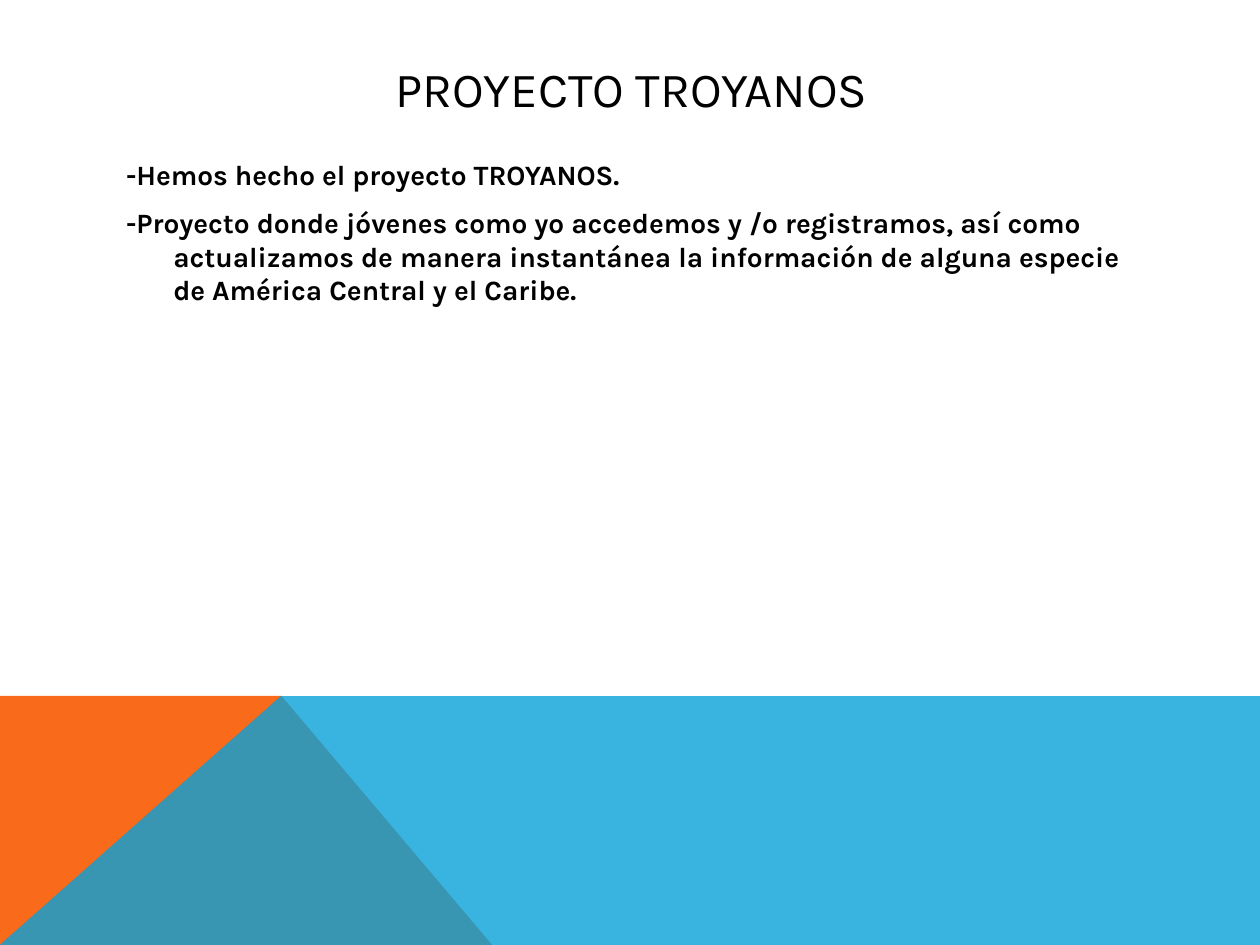
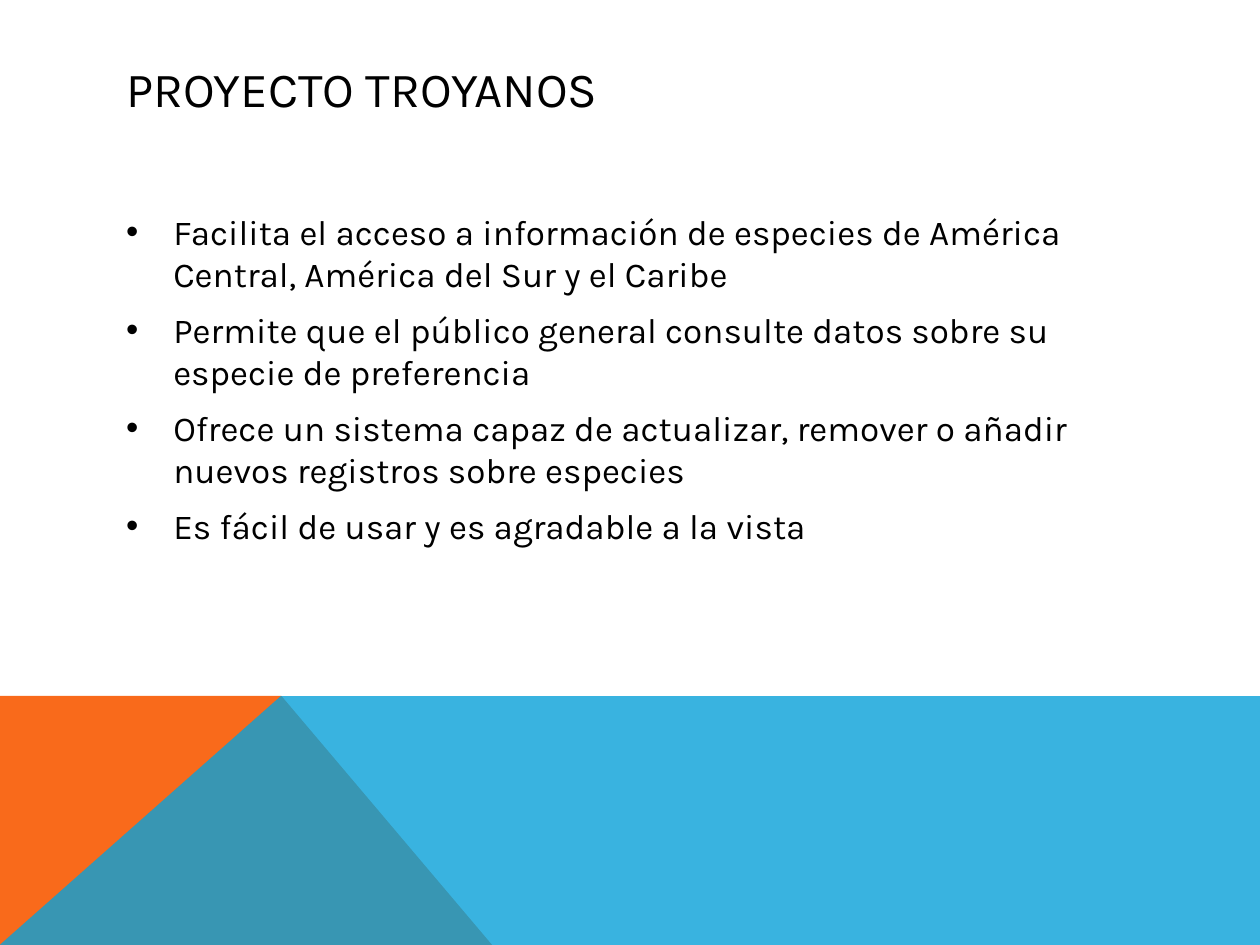
Before and after one commit to ArturoCesar/BD-Species, a slide deck: slide 3 of TOYANOS.pptx. Drawn at 1260x945 pixels with LibreOffice and Linux fonts; fonts in the diff are those of the drawing. Boxes give left, top, right and bottom in pixels: in the first picture for what was removed or moved away, otherwise in the second. Text is boxed around its words. In the diff, an @@ line names an element or a change of style, - is before the commit and + after.

```diff
--- a/TOYANOS.pptx
+++ b/TOYANOS.pptx
@@ title "PROYECTO TROYANOS" at (126, 75, 598, 108): alignment centre to left @@
@@ text at (173, 218, 1067, 548): text changed; size 16 to 20 pt; bold off @@
--Hemos hecho el proyecto TROYANOS.
--Proyecto donde jóvenes como yo accedemos y /o registramos, así como actualizamos de manera instantánea la información de alguna especie de América Central y el Caribe.
+• Facilita el acceso a información de especies de América Central, América del Sur y el Caribe
+• Permite que el público general consulte datos sobre su especie de preferencia
+• Ofrece un sistema capaz de actualizar, remover o añadir nuevos registros sobre especies
+• Es fácil de usar y es agradable a la vista
```
Also in this commit, not shown: 4 other slides changed, 3 slides added.
